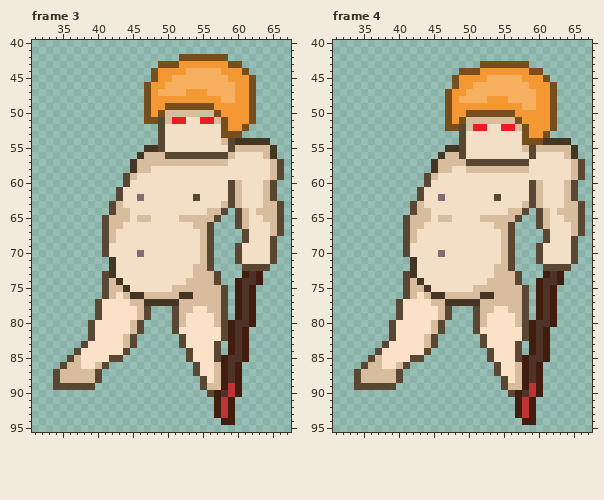
Edited in one commit: pixel-art file (Assets/Tale and Ale Resources/Monsters/Children/Big Boyo.aseprite). Above is the file before it was changed.
96x96 pixels, 5 frames. Shown: frame 3: x 31..67, y 40..95; frame 4: x 31..67, y 40..95. The commit also changed other frames, which this record leaves out.
Once edited:
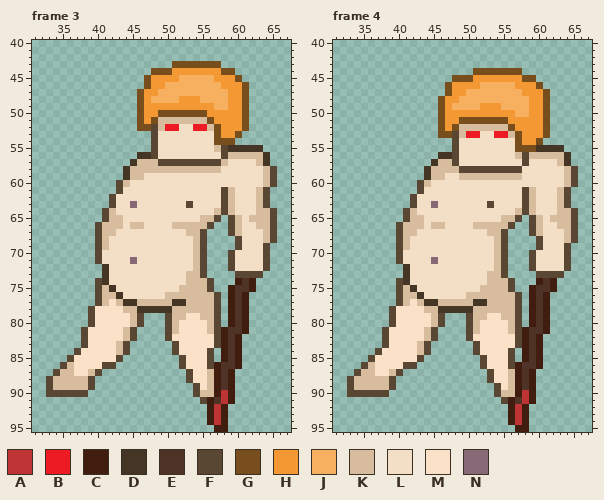
Palette (. is transparent): A #be3434  B #ed1c24  C #411d0f  D #453525  E #503327  F #594734  G #794e1d  H #f39832  J #f7b060  K #d7bc9d  L #f3dec6  M #fae1c7  N #866974
Diff:
Changed rows in their new state; - is an unchanged pixel.
Frame 3, layers "Head", "Arm", "Big Boyo":
first column x 33:
42 -------------------.......--------
43 ----------------..-GGGGGG...------
44 ----------------GG--HHHHHGG..-----
45 --------------GH--H-----HH-G..----
46 -------------------------HH-G.----
47 -------------GH-----JJJ---H-G.----
48 -------------GHJJJJ---JJJ-H-G.----
49 -------------GH--HHHHHHHJJ--G.----
50 -------------GH--GGGGGGHH---G.----
51 -------------GH-K-KKKKKGHH--G.----
52 -------------GGFKBB--BBKGH--------
53 ---------------FL-------GHH-------
54 ---------------FL-------GGG.....--
55 --------------.FL-------KFDDDDD..-
56 --------------DFLLLLLLLLL--KKKKD.-
57 ----------------FFFFFFFFF-----KD..
58 -----------DK--KKKKKKKKKK------KF.
59 -----------D-K-----------------KF.
60 ----------FK--------------LL------
61 -------------------------FKL--KF.-
62 ---------FL--L-------L---FKL--KF.-
63 ----------L-N-------F----FKL--KF..
64 --------FKLL-----------L--KLL---F.
65 -----------L-LL----LLL----FKLKK-F.
66 -------FK---KK----KKK-----FKL-KKF.
67 -------FK-----------KKF.--FKL--KF.
68 -------FKL-----------KF.---FL--K--
69 -------FK------------KF.-------F.-
70 -------FL----L-------KF.--FL---F.-
71 -------FLL--N--------KF.--FL---F.-
72 --------DL------------F.--FLLLL---
73 --------DL----------K-F..--FFFF---
74 -------FDLL------------F.----C.---
75 -------FKDLL------L----F..CE------
76 -------FK-DLLLLLL--KK---F.CEC.----
77 --------K-KDD-KKKK-D----F.CEC.----
78 ------FM---KKDDDDDK--KK-F.CEC.----
79 ------FM----KF.--FK---KKF.CEC.----
80 -----------------FKM---KF.--C.----
81 -----FM----KF.---FK----KFCE-------
82 -----FM----------FMM----FCEC.-----
83 ----------KF.-----FM-----CEC.-----
84 ----------K-------FMM--F.CEC.-----
85 ----M----M---------FM--F.--C.-----
86 ----M--M-F---------FMM-FCE--------
87 ----MM--------------FM-KCEC.------
88 FK----F.------------FMMKCEC.------
89 FKKKKK---------------FM-CEC.------
90 FFFFFF---------------FKK-AC.------
91 ----------------------FCE---------
92 -----------------------CAC.-------
93 -----------------------CAC.-------
94 -----------------------CA-.-------
95 ------------------------CC--------
Frame 4, layers "Head", "Arm", "Big Boyo":
first column x 33:
43 -------------------.......--------
44 ----------------..-GGGGGG...------
45 ----------------GG--HHHHHGG..-----
46 --------------GH--H-----HH-G..----
47 -------------------------HH-G.----
48 -------------GH-----JJJ---H-G.----
49 -------------GHJJJJ---JJJ-H-G.----
50 -------------GH--HHHHHHHJJ--G.----
51 -------------GH--GGGGGGHH---G.----
52 -------------GH-K-KKKKKGHH--G.----
53 -------------GGFKBB--BBKGH--------
54 ---------------FL-------GHH-....--
55 --------------.FL-------GGGDDDD..-
56 --------------DFL-------KFKKKKKD.-
57 ---------------FLLLLLLLLL-----KD..
58 -----------DK--KFFFFFFFFFL-----KF.
59 -----------D-K--KKKKKKKKK------KF.
60 ----------FK--------------LL------
61 -------------------------FKL--KF.-
62 ---------FL--L-------L---FKL--KF.-
63 ----------L-N-------F----FKL--KF..
64 --------FKLL-----------L--KLL---F.
65 -----------L-LL----LLL----FKLKK-F.
66 -------FK---KK----KKK-----FKL-KKF.
67 -------FK-----------KKF.--FKL--KF.
68 -------FKL-----------KF.---FL--K--
69 -------FK------------KF.-------F.-
70 -------FL----L-------KF.--FL---F.-
71 -------FLL--N--------KF.--FL---F.-
72 --------DL------------F.--FLLLL---
73 --------DL----------K-F..--FFFF---
74 -------FDLL------------F.----C.---
75 -------FKDLL------L----F..CE------
76 -------FK-DLLLLLL--KK---F.CEC.----
77 --------K-KDD-KKKK-D----F.CEC.----
78 ------FM---KKDDDDDK--KK-F.CEC.----
79 ------FM----KF.--FK---KKF.CEC.----
80 -----------------FKM---KF.--C.----
81 -----FM----KF.---FK----KFCE-------
82 -----FM----------FMM----FCEC.-----
83 ----------KF.-----FM-----CEC.-----
84 ----------K-------FMM--F.CEC.-----
85 ----M----M---------FM--F.--C.-----
86 ----M--M-F---------FMM-FCE--------
87 ----MM--------------FM-KCEC.------
88 FK----F.------------FMMKCEC.------
89 FKKKKK---------------FM-CEC.------
90 FFFFFF---------------FKK-AC.------
91 ----------------------FCE---------
92 -----------------------CAC.-------
93 -----------------------CAC.-------
94 -----------------------CA-.-------
95 ------------------------CC--------
Pixel boxes of the changes (left, top, right, bottom) in both pictures:
changed: (46, 54, 284, 432)
changed: (347, 61, 585, 432)
